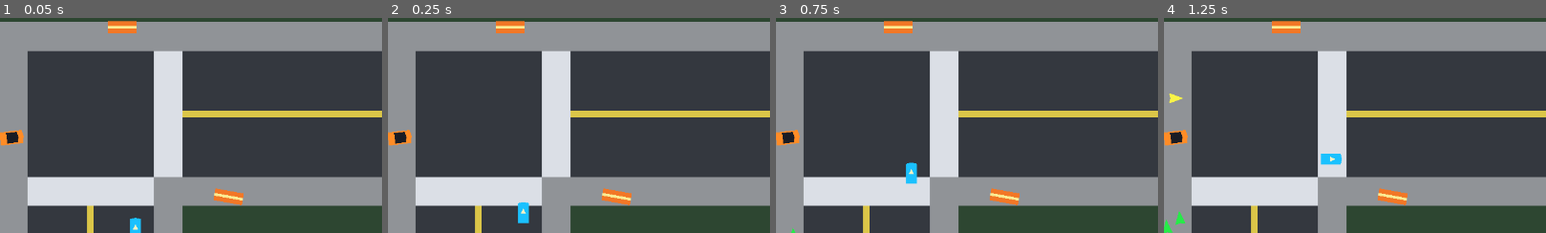
Above: before the commit, frames 1-4 (left to right).
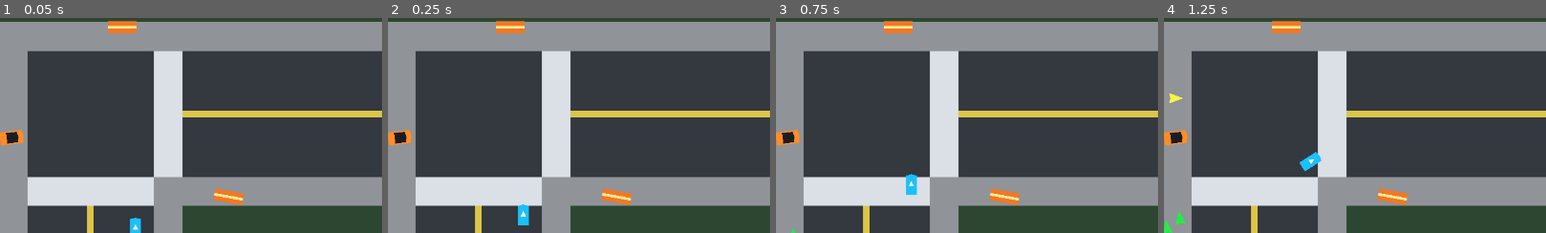
Above: after the commit, the same moments.

Repository: mjulstein/godot-gta
Game: Godot game, scene res://scenes/main/game.tscn
Two runs of this game, one before a commit and one after it. Both use one fixed random seed, a clock stepped at 60 frames per second and the inputs below.
Inputs:
- Up to frame 1 (0.05 s): no input
- Up to frame 2 (0.25 s): no input
- Up to frame 3 (0.75 s): hold D (move_right) from 0.53 s (still down); hold E (interact) from 0.53 s (still down)
- Up to frame 4 (1.25 s): keep holding D (move_right); keep holding E (interact)
The pictures show only the part of the screen within x 43-93%, y 31-81%; the shares and areas given below are measured in that part.

Frame 1 is identical in both runs. In frame 2, 0.1% of the frame differs, in the area x 34-37%, y 85-97%; in frame 3, 0.3%; in frame 4, 0.6%, in the area x 35-47%, y 62-72%.

Commit message:
Add dead-end parking lot driver behavior

Diff:
--- a/data/tuning/civilian_vehicle_tuning.tres
+++ b/data/tuning/civilian_vehicle_tuning.tres
@@ -10,6 +10,14 @@
 u_turn_speed = 100.0
 acceleration = 220.0
 brake_power = 360.0
+turn_approach_speed = 92.0
+lane_change_approach_speed = 118.0
+u_turn_approach_speed = 84.0
+turn_slowdown_distance = 92.0
+lane_change_slowdown_distance = 72.0
+u_turn_slowdown_distance = 108.0
+follow_distance_scale = 1.15
+pedestrian_stop_distance_scale = 1.1
 vehicle_look_ahead = 54.0
 police_look_ahead = 120.0
 pedestrian_look_ahead = 44.0
--- a/scripts/ai/pedestrian/civilian/pedestrian_ai.gd
+++ b/scripts/ai/pedestrian/civilian/pedestrian_ai.gd
@@ -36,6 +36,8 @@
 var world_path_points := PackedVector2Array()
 var path_target_index := 1
 var path_direction := 1
+var switch_to_local_roam_after_path := false
+var local_roam_axis_after_path := Vector2.ZERO
 var default_collision_layer := 0
 var default_collision_mask := 0
 var reclaim_vehicle: Node2D
@@ -213,6 +215,19 @@
 	pause_remaining = 0.0
 	velocity = Vector2.ZERO
 
+func place_parking_lot_driver(spawn_position: Vector2, sidewalk_position: Vector2, facing_direction: Vector2, roam_axis: Vector2) -> void:
+	global_position = spawn_position
+	anchor_position = sidewalk_position
+	rotation = facing_direction.angle() if facing_direction != Vector2.ZERO else rotation
+	switch_to_local_roam_after_path = true
+	local_roam_axis_after_path = roam_axis.normalized() if roam_axis != Vector2.ZERO else movement_axis
+	set_world_path(PackedVector2Array([
+		spawn_position,
+		sidewalk_position,
+	]))
+	pause_remaining = 0.0
+	velocity = Vector2.ZERO
+
 func configure_reclaim_attempt(target_vehicle: Node2D, should_attempt: bool) -> void:
 	reclaim_vehicle = target_vehicle
 	reclaim_attempt_active = should_attempt
@@ -243,6 +258,15 @@
 	var target_position := world_path_points[path_target_index]
 	var to_target := target_position - global_position
 	if to_target.length() <= 6.0:
+		if switch_to_local_roam_after_path and path_target_index == world_path_points.size() - 1:
+			world_path_points = PackedVector2Array()
+			path_target_index = 0
+			path_direction = 1
+			switch_to_local_roam_after_path = false
+			movement_axis = local_roam_axis_after_path if local_roam_axis_after_path != Vector2.ZERO else movement_axis
+			anchor_position = global_position
+			velocity = Vector2.ZERO
+			return
 		if path_target_index == world_path_points.size() - 1:
 			path_direction = -1
 		elif path_target_index == 0:
--- a/scripts/ai/vehicular/civilian/civilian_vehicle_ai.gd
+++ b/scripts/ai/vehicular/civilian/civilian_vehicle_ai.gd
@@ -1,6 +1,7 @@
 extends CharacterBody2D
 
 const CivilianVehicleTuning = preload("res://scripts/ai/vehicular/civilian/civilian_vehicle_tuning.gd")
+const CivilianPedestrianScene = preload("res://scenes/actors/civilians/civilian_pedestrian.tscn")
 
 signal harmed(source: Node2D)
 signal civilian_hit(target: Node2D)
@@ -59,6 +60,7 @@
 var last_player_ahead_distance := -1.0
 var collision_flash_remaining := 0.0
 var abandoned_after_theft := false
+var parked_after_arrival := false
 var incident_stop_active := false
 var incident_target: Node2D
 var incident_driver_deployed := false
@@ -119,6 +121,12 @@
 		return
 
 	if abandoned_after_theft:
+		current_speed = 0.0
+		longitudinal_speed = 0.0
+		velocity = Vector2.ZERO
+		move_and_slide()
+		return
+	if parked_after_arrival:
 		current_speed = 0.0
 		longitudinal_speed = 0.0
 		velocity = Vector2.ZERO
@@ -225,6 +233,7 @@
 	incident_elapsed = 0.0
 	stopped_duration = 0.0
 	abandoned_after_theft = false
+	parked_after_arrival = false
 	occupant_present = true
 	driver = null
 	pause_remaining = 0.25
@@ -261,6 +270,8 @@
 		return false
 	if abandoned_after_theft:
 		return false
+	if parked_after_arrival:
+		return false
 	if incident_stop_active and incident_driver_deployed:
 		return false
 	if not occupant_present and maxf(maxf(absf(longitudinal_speed), current_speed), velocity.length()) <= 2.0:
@@ -274,6 +285,8 @@
 	return driver != null
 
 func is_manned() -> bool:
+	if parked_after_arrival:
+		return false
 	return driver != null or occupant_present or possessed_by_player
 
 func is_possessed_by_player() -> bool:
@@ -337,9 +350,11 @@
 	var to_target := target_position - global_position
 
 	var direction_vector := to_target.normalized() if to_target.length() > 0.0 else Vector2.ZERO
+	var target_speed := _target_speed_for_action(active_action)
+	target_speed = minf(target_speed, _approach_speed_limit(to_target.length()))
 	current_speed = move_toward(
 		current_speed,
-		_target_speed_for_action(active_action),
+		target_speed,
 		_acceleration_rate() * get_physics_process_delta_time()
 	)
 	velocity = direction_vector * current_speed
@@ -413,6 +428,9 @@
 	path_target_index += 1
 	if path_target_index < world_path_points.size():
 		return
+	if active_action == "park":
+		_complete_parking_arrival()
+		return
 	if _build_runtime_segment():
 		return
 	if is_camera_tracked():
@@ -598,11 +616,9 @@
 	return false
 
 func _vehicle_follow_distance() -> float:
-	var low_speed_spacing := TRAFFIC_CAR_LENGTH * 1.1
-	var high_speed_spacing := TRAFFIC_CAR_LENGTH * 4.0
-	var cruise_speed := maxf(_cruise_speed(), 1.0)
-	var speed_ratio := clampf(current_speed / cruise_speed, 0.0, 1.0)
-	return lerpf(low_speed_spacing, high_speed_spacing, speed_ratio)
+	var stop_distance := (current_speed * current_speed) / maxf(_brake_rate() * 2.0, 1.0)
+	var base_spacing := TRAFFIC_CAR_LENGTH * _follow_distance_scale() + _vehicle_stop_buffer()
+	return maxf(base_spacing, stop_distance + TRAFFIC_CAR_LENGTH * 0.75)
 
 func _can_attempt_blockage_recovery() -> bool:
 	if last_barrier_ahead_distance >= 0.0 and last_barrier_ahead_distance <= _barrier_stop_buffer():
@@ -737,8 +753,9 @@
 	return impact_cooldowns.has(collider.get_instance_id())
 
 func _pedestrian_stop_distance() -> float:
-	var speed_buffer := current_speed * 0.4
-	return maxf(_pedestrian_stop_buffer(), TRAFFIC_CAR_LENGTH + speed_buffer)
+	var stop_distance := (current_speed * current_speed) / maxf(_brake_rate() * 2.0, 1.0)
+	var base_distance := TRAFFIC_CAR_LENGTH + _pedestrian_stop_buffer()
+	return maxf(base_distance, (stop_distance + _pedestrian_stop_buffer()) * _pedestrian_stop_distance_scale())
 
 func _pedestrian_hold_distance() -> float:
 	return maxf(_pedestrian_stop_distance(), TRAFFIC_CAR_LENGTH + _pedestrian_stop_buffer())
@@ -746,6 +763,19 @@
 func _vehicle_emergency_distance() -> float:
 	var stop_distance := (current_speed * current_speed) / maxf(_brake_rate() * 2.0, 1.0)
 	return maxf(_vehicle_follow_distance(), stop_distance + TRAFFIC_CAR_LENGTH + _vehicle_stop_buffer())
+
+func _approach_speed_limit(distance_to_target: float) -> float:
+	match active_action:
+		"left", "right":
+			if distance_to_target <= _turn_slowdown_distance():
+				return _turn_approach_speed()
+		"switch_left", "switch_right":
+			if distance_to_target <= _lane_change_slowdown_distance():
+				return _lane_change_approach_speed()
+		"uturn", "merge_left_uturn":
+			if distance_to_target <= _u_turn_slowdown_distance():
+				return _u_turn_approach_speed()
+	return _target_speed_for_action(active_action)
 
 func _drive_player_controlled(delta: float) -> void:
 	var acceleration := 380.0
@@ -976,6 +1006,13 @@
 	match action:
 		"straight":
 			points.append(_world_point(tile, heading, lane, _next_tile_offset(tile, heading), true))
+		"park":
+			var parking_data := _dead_end_parking_data(tile, heading)
+			if parking_data.is_empty():
+				return false
+			var parking_spot = parking_data.get("spot", global_position)
+			if parking_spot is Vector2 and points[points.size() - 1].distance_to(parking_spot) > 8.0:
+				points.append(parking_spot)
 		"left", "right":
 			var arc_start := _world_point(tile, heading, lane, _turn_entry_offset(action), false)
 			var arc_end := _world_point(tile, next_heading, next_lane, INTERSECTION_ENTRY_OFFSET, true)
@@ -1043,6 +1080,8 @@
 			return _u_turn_speed()
 		"switch_left", "switch_right":
 			return _lane_change_speed()
+		"park":
+			return _turn_speed()
 		_:
 			return _cruise_speed()
 
@@ -1069,6 +1108,30 @@
 
 func _brake_rate() -> float:
 	return tuning.brake_power if tuning != null else 260.0
+
+func _turn_approach_speed() -> float:
+	return tuning.turn_approach_speed if tuning != null else _turn_speed() * 0.8
+
+func _lane_change_approach_speed() -> float:
+	return tuning.lane_change_approach_speed if tuning != null else _lane_change_speed() * 0.8
+
+func _u_turn_approach_speed() -> float:
+	return tuning.u_turn_approach_speed if tuning != null else _u_turn_speed() * 0.84
+
+func _turn_slowdown_distance() -> float:
+	return tuning.turn_slowdown_distance if tuning != null else 92.0
+
+func _lane_change_slowdown_distance() -> float:
+	return tuning.lane_change_slowdown_distance if tuning != null else 72.0
+
+func _u_turn_slowdown_distance() -> float:
+	return tuning.u_turn_slowdown_distance if tuning != null else 108.0
+
+func _follow_distance_scale() -> float:
+	return tuning.follow_distance_scale if tuning != null else 1.15
+
+func _pedestrian_stop_distance_scale() -> float:
+	return tuning.pedestrian_stop_distance_scale if tuning != null else 1.1
 
 func _vehicle_look_ahead() -> float:
 	return tuning.vehicle_look_ahead if tuning != null else vehicle_look_ahead
@@ -1157,6 +1220,8 @@
 	return _world_point(tile, direction, lane_name, SPAWN_ENTRY_OFFSET, false)
 
 func _choose_action(tile: Node2D) -> String:
+	if _can_park_at_dead_end(tile, heading, lane):
+		return "park" if rng.randf() < 0.5 else "merge_left_uturn"
 	if _should_prepare_next_tile_lane(tile):
 		return "switch_left" if lane == "right" else "switch_right"
 	if _is_before_intersection_hold_point(tile):
@@ -1224,8 +1289,12 @@
 		if actions.is_empty():
 			actions.append("uturn")
 		return actions
+	if _can_park_at_dead_end(tile, entry_heading, entry_lane):
+		actions.append("park")
 	if can_turn_right:
 		actions.append("right")
+	if actions.is_empty() and _can_park_at_dead_end(tile, entry_heading, entry_lane):
+		actions.append("merge_left_uturn")
 	return actions
 
 func _action_is_valid(tile: Node2D, entry_heading: String, entry_lane: String, action: String) -> bool:
@@ -1236,6 +1305,8 @@
 			return _tile_open(tile, _get_exit_side_for_heading(_get_left_heading(entry_heading)))
 		"right":
 			return _tile_open(tile, _get_exit_side_for_heading(_get_right_heading(entry_heading)))
+		"park":
+			return _can_park_at_dead_end(tile, entry_heading, entry_lane)
 		"uturn", "merge_left_uturn":
 			return true
 		_:
@@ -1287,12 +1358,55 @@
 			exit_lane = "left"
 		"switch_right":
 			exit_lane = "right"
+		"park":
+			return {
+				"tile": null,
+				"heading": exit_heading,
+				"lane": exit_lane,
+			}
 	var target_tile := _neighbor_tile(tile, exit_heading)
 	return {
 		"tile": target_tile,
 		"heading": exit_heading,
 		"lane": exit_lane,
 	}
+
+func _can_park_at_dead_end(tile: Node2D, entry_heading: String, entry_lane: String) -> bool:
+	if tile == null or entry_lane != "right":
+		return false
+	return not _dead_end_parking_data(tile, entry_heading).is_empty()
+
+func _dead_end_parking_data(tile: Node2D, entry_heading: String) -> Dictionary:
+	if tile == null or not tile.has_method("get_dead_end_parking_data"):
+		return {}
+	var parking_data = tile.get_dead_end_parking_data(entry_heading)
+	return parking_data if parking_data is Dictionary else {}
+
+func _complete_parking_arrival() -> void:
+	velocity = Vector2.ZERO
+	current_speed = 0.0
+	longitudinal_speed = 0.0
+	path_target_index = max(0, world_path_points.size() - 1)
+	if parked_after_arrival:
+		return
+	var tile := _find_district_tile(global_position)
+	var parking_data := _dead_end_parking_data(tile, heading)
+	if parking_data.is_empty():
+		return
+	parked_after_arrival = true
+	if driver != null or not occupant_present:
+		return
+	occupant_present = false
+	var spawn_position = parking_data.get("spot", global_position)
+	var sidewalk_position = parking_data.get("sidewalk", global_position)
+	var facing_direction = parking_data.get("facing", Vector2.RIGHT)
+	var roam_axis = parking_data.get("roam_axis", Vector2.RIGHT)
+	if not (spawn_position is Vector2 and sidewalk_position is Vector2 and facing_direction is Vector2 and roam_axis is Vector2):
+		return
+	var pedestrian := CivilianPedestrianScene.instantiate()
+	get_parent().add_child(pedestrian)
+	if pedestrian.has_method("place_parking_lot_driver"):
+		pedestrian.place_parking_lot_driver(spawn_position, sidewalk_position, facing_direction, roam_axis)
 
 func _neighbor_tile(tile: Node2D, direction: String) -> Node2D:
 	var tile_size_value = tile.get("tile_world_size")
--- a/scripts/ai/vehicular/civilian/civilian_vehicle_tuning.gd
+++ b/scripts/ai/vehicular/civilian/civilian_vehicle_tuning.gd
@@ -7,6 +7,14 @@
 @export_range(24.0, 180.0, 1.0) var u_turn_speed := 100.0
 @export_range(40.0, 600.0, 1.0) var acceleration := 220.0
 @export_range(40.0, 800.0, 1.0) var brake_power := 360.0
+@export_range(24.0, 192.0, 1.0) var turn_approach_speed := 92.0
+@export_range(24.0, 192.0, 1.0) var lane_change_approach_speed := 118.0
+@export_range(24.0, 192.0, 1.0) var u_turn_approach_speed := 84.0
+@export_range(16.0, 240.0, 1.0) var turn_slowdown_distance := 92.0
+@export_range(16.0, 240.0, 1.0) var lane_change_slowdown_distance := 72.0
+@export_range(16.0, 240.0, 1.0) var u_turn_slowdown_distance := 108.0
+@export_range(0.0, 4.0, 0.05) var follow_distance_scale := 1.15
+@export_range(0.0, 4.0, 0.05) var pedestrian_stop_distance_scale := 1.1
 @export_range(24.0, 120.0, 1.0) var vehicle_look_ahead := 54.0
 @export_range(24.0, 160.0, 1.0) var police_look_ahead := 120.0
 @export_range(24.0, 96.0, 1.0) var pedestrian_look_ahead := 44.0
--- a/scripts/world/district_slice.gd
+++ b/scripts/world/district_slice.gd
@@ -195,6 +195,43 @@
 	if node != null:
 		node.visible = is_visible
 
+func get_tile_profile_name() -> String:
+	return _get_tile_profile()
+
+func get_dead_end_parking_data(entry_heading: String) -> Dictionary:
+	var profile := _get_tile_profile()
+	match profile:
+		PROFILE_DEAD_END_NORTH:
+			return {
+				"spot": global_position + Vector2(-36, -236),
+				"sidewalk": global_position + Vector2(-118, -118),
+				"roam_axis": Vector2.RIGHT,
+				"facing": Vector2.UP,
+			}
+		PROFILE_DEAD_END_SOUTH:
+			return {
+				"spot": global_position + Vector2(36, 236),
+				"sidewalk": global_position + Vector2(118, 118),
+				"roam_axis": Vector2.LEFT,
+				"facing": Vector2.DOWN,
+			}
+		PROFILE_DEAD_END_EAST:
+			return {
+				"spot": global_position + Vector2(236, 36),
+				"sidewalk": global_position + Vector2(118, -118),
+				"roam_axis": Vector2.DOWN,
+				"facing": Vector2.RIGHT,
+			}
+		PROFILE_DEAD_END_WEST:
+			return {
+				"spot": global_position + Vector2(-236, -36),
+				"sidewalk": global_position + Vector2(-118, 118),
+				"roam_axis": Vector2.UP,
+				"facing": Vector2.LEFT,
+			}
+		_:
+			return {}
+
 func _get_tile_profile() -> String:
 	var open_count := int(open_north) + int(open_south) + int(open_east) + int(open_west)
 	if open_count == 1:
